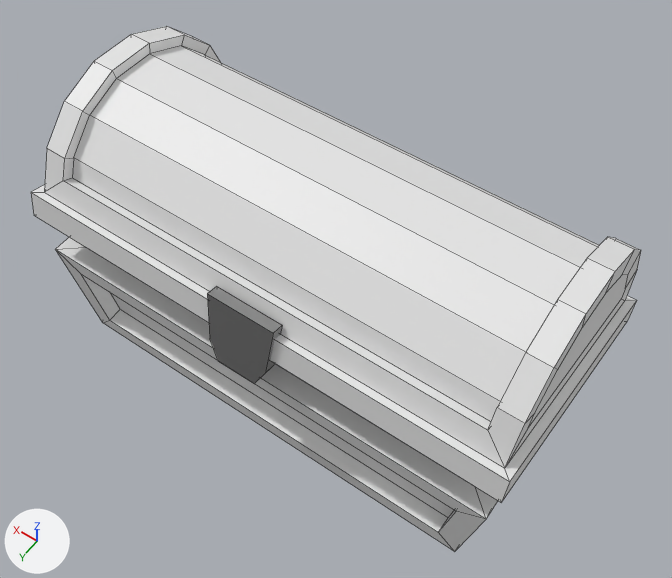
Two versions of the Blender file skrzynka.blend, one commit apart.
Camera for both pictures: a camera (50 mm lens) standing at (-1.53, 2.07, 3.81) and looking at (-0.08, 0.04, 0.61). Every picture has the same lights, and +X, +Y and +Z are marked at lower left. Mesh edges are drawn as thin lines.

Script lines for the objects in view, before the commit:
```python
me_plane_001 = bpy.data.meshes.new('Plane.001')
me_plane_001.from_pydata(...)  # 102 vertices, 90 faces; spans x -1.17..1.17, y -0.04..1.15, z 0.0..0.67
me_plane_001.materials.append(mat_material_001)  # its picture is missing
me_plane_002 = bpy.data.meshes.new('Plane.002')
me_plane_002.from_pydata(...)  # 48 vertices, 46 faces; spans x -1.13..1.13, y -0.56..0.56, z 0.0..0.55
me_plane_002.materials.append(mat_material_002)  # its picture is missing
me_plane_003 = bpy.data.meshes.new('Plane.003')
me_plane_003.from_pydata(...)  # 16 vertices, 10 faces; spans x -1.17..1.17, y 1.12..1.17, z -0.16..0.18
me_plane_003.materials.append(mat_material_003)  # grey #aaaaaa
ob_plane = bpy.data.objects.new('Plane', me_plane_001)
ob_plane.location = (0.0, -0.557, 0.55)
ob_plane.rotation_euler = (0.193, 0.0, 0.0)  # degrees (11, 0, 0)
ob_plane_001 = bpy.data.objects.new('Plane.001', me_plane_002)
ob_plane_001.location = (0.0, 0.0, 0.0)
ob_plane_002 = bpy.data.objects.new('Plane.002', me_plane_003)
ob_plane_002.location = (0.0, -0.557, 0.553)
ob_plane_002.rotation_euler = (0.193, 0.0, 0.0)  # degrees (11, 0, 0)
ob_plane_002.scale = (0.138, 1.0, 1.0)
```
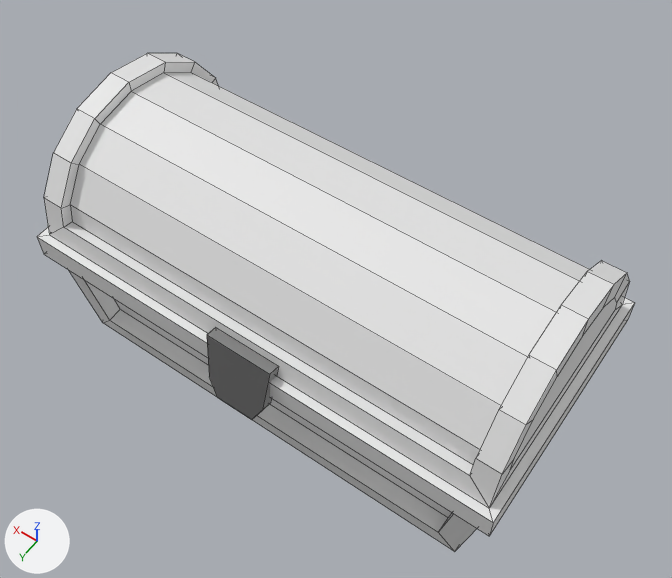
Changed parts and their boxes [x1, y1, x2, y2] in the pictures (672 x 578 px):
'Plane', turned
    before: [31, 26, 641, 503]
    after: [37, 53, 635, 536]
'Plane.002', moved
    before: [207, 286, 282, 383]
    after: [207, 328, 278, 420]

The edits, one by one:
Object 'Plane' (ob_plane) turns from (11, 0, 0) to (359, 0, 0) degrees about x, y and z.
Object 'Plane.002' (ob_plane_002) moves from (0.0, -0.557, 0.553) to (0.0, -0.515, 0.323).
